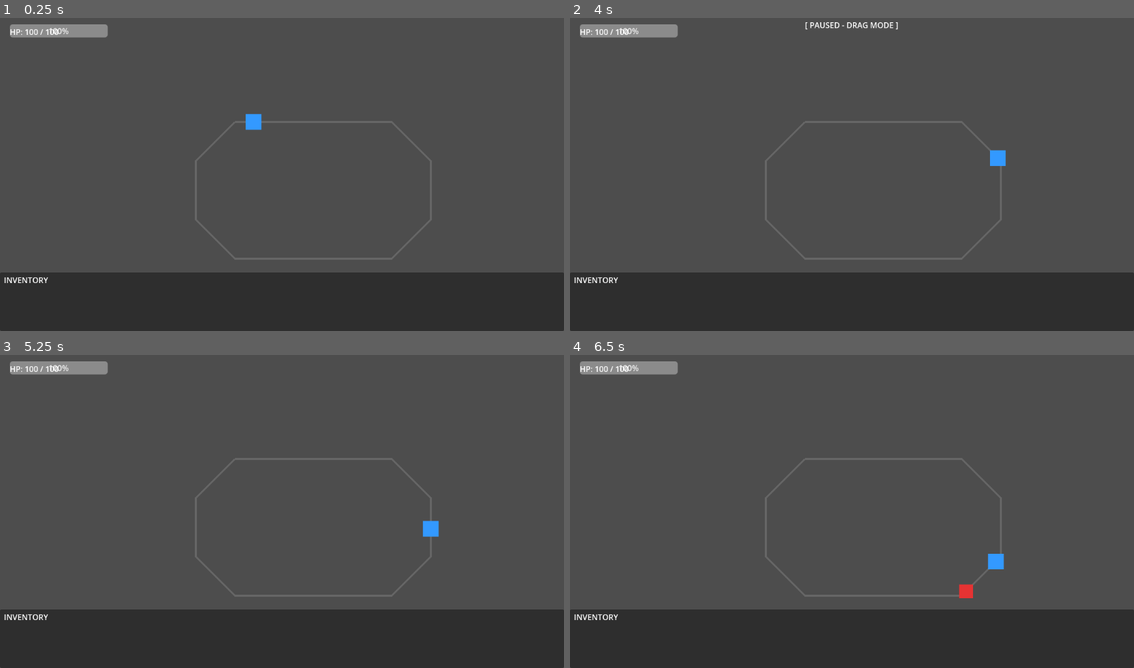
Above: before the commit, frames 1-4 (two rows, left to right).
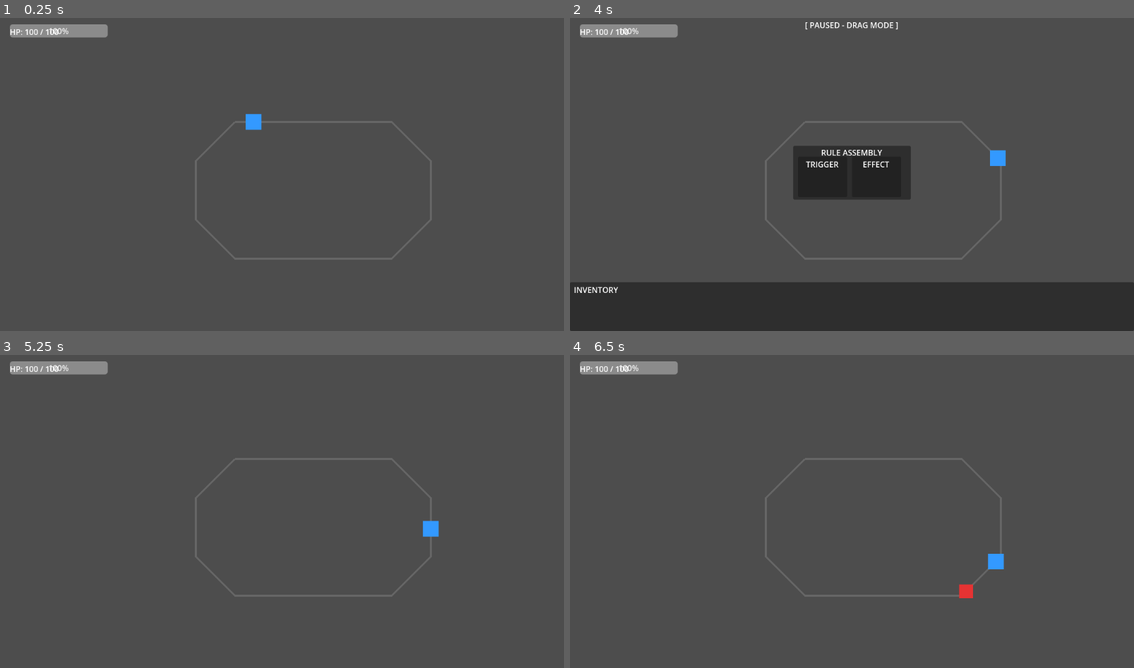
Above: after the commit, the same moments.

Repository: 595145489/attribute-loop
Game: Godot game, scene res://scenes/main/Main.tscn
Two runs of this game, one before a commit and one after it. Both use one fixed random seed, a clock stepped at 60 frames per second and the inputs below.
Inputs (mouse positions are in pixels of both pictures, inside the frame that each line leads up to):
- Up to frame 1 (0.25 s): no input
- Up to frame 2 (4 s): tap Enter (ui_accept) at 0.5, 0.77, 3.77 s; move the mouse to (976, 155) at 0.52 s; click (976, 155) at 0.67 s; drag from (739, 187) to (823, 237) at 1.27 s; move the mouse to (908, 102) at 2.02 s; click (908, 102) at 2.17 s; drag from (823, 237) to (682, 124) at 2.77 s; move the mouse to (1021, 221) at 3.52 s; click (1021, 221) at 3.67 s
- Up to frame 3 (5.25 s): tap Enter (ui_accept) at 4.25 s; drag from (112, 461) to (197, 430) at 4.27 s; move the mouse to (310, 508) at 5.02 s; click (310, 508) at 5.17 s
- Up to frame 4 (6.5 s): drag from (767, 430) to (739, 524) at 5.77 s

The runs differ from the first frame. In frame 1, 19% of the frame differs, in the area x 0-100%, y 81-100%; in frame 2, 6.4%; in frame 3, 19%; in frame 4, 19%.

Commit message:
feat: wire HUD as compositor for all pause-mode panels

Diff:
--- a/scenes/ui/HUD.gd
+++ b/scenes/ui/HUD.gd
@@ -1,9 +1,19 @@
 class_name HUD
 extends CanvasLayer
+
+const Inventory = preload("res://scripts/systems/Inventory.gd")
 
 @onready var hp_bar: ProgressBar = $HPBar
 @onready var hp_label: Label = $HPLabel
 @onready var pause_label: Label = $PauseLabel
+@onready var enemy_card_overlay = $EnemyCardOverlay
+@onready var inventory_panel = $InventoryPanel
+@onready var rule_assembly_panel = $RuleAssemblyPanel
+
+func setup(player, inventory: Inventory, enemies_node: Node2D) -> void:
+	enemy_card_overlay.setup(enemies_node)
+	inventory_panel.setup(inventory)
+	rule_assembly_panel.setup(player, inventory)
 
 func update_hp(current: float, maximum: float) -> void:
 	hp_bar.max_value = maximum
@@ -12,3 +22,6 @@
 
 func set_paused(paused: bool) -> void:
 	pause_label.visible = paused
+	enemy_card_overlay.visible = paused
+	inventory_panel.visible = paused
+	rule_assembly_panel.visible = paused
--- a/scenes/ui/HUD.tscn
+++ b/scenes/ui/HUD.tscn
@@ -1,6 +1,9 @@
-[gd_scene load_steps=2 format=3 uid="uid://hud001"]
+[gd_scene load_steps=5 format=3 uid="uid://hud001"]
 
 [ext_resource type="Script" path="res://scenes/ui/HUD.gd" id="1"]
+[ext_resource type="PackedScene" uid="uid://enemyoverlay001" path="res://scenes/ui/EnemyCardOverlay.tscn" id="2"]
+[ext_resource type="PackedScene" uid="uid://invpanel001" path="res://scenes/ui/InventoryPanel.tscn" id="3"]
+[ext_resource type="PackedScene" uid="uid://ruleassembly001" path="res://scenes/ui/RuleAssemblyPanel.tscn" id="4"]
 
 [node name="HUD" type="CanvasLayer"]
 script = ExtResource("1")
@@ -34,18 +37,11 @@
 horizontal_alignment = 1
 visible = false
 
-[node name="InventoryPanel" type="Panel" parent="."]
-anchors_preset = 7
-anchor_left = 0.0
-anchor_top = 1.0
-anchor_right = 1.0
-anchor_bottom = 1.0
-offset_top = -120.0
-offset_bottom = 0.0
+[node name="EnemyCardOverlay" parent="." instance=ExtResource("2")]
+visible = false
 
-[node name="InventoryLabel" type="Label" parent="InventoryPanel"]
-offset_left = 8.0
-offset_top = 4.0
-offset_right = 200.0
-offset_bottom = 24.0
-text = "INVENTORY"
+[node name="InventoryPanel" parent="." instance=ExtResource("3")]
+visible = false
+
+[node name="RuleAssemblyPanel" parent="." instance=ExtResource("4")]
+visible = false
